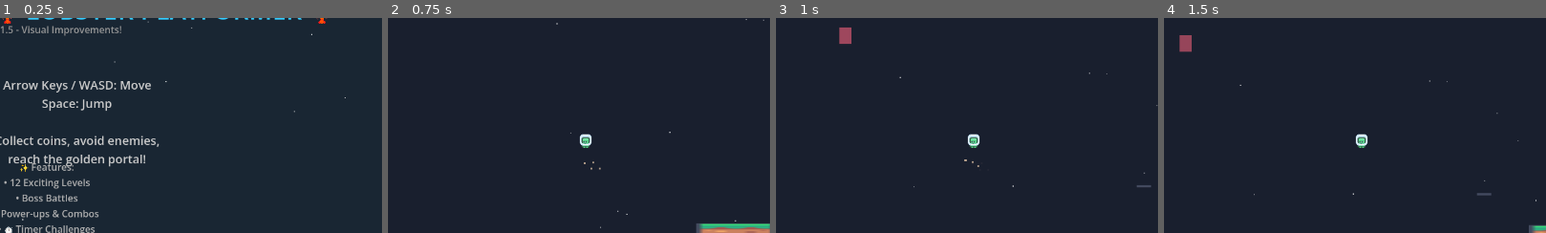
Above: before the commit, frames 1-4 (left to right).
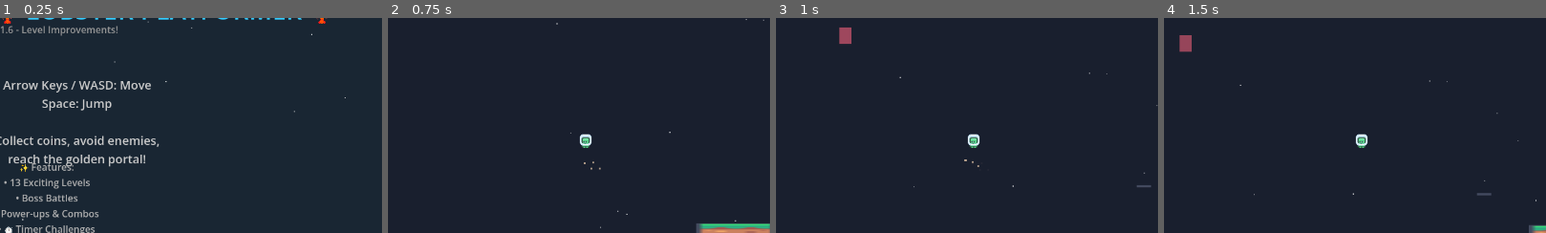
Above: after the commit, the same moments.

Repository: LungTakumi/ClawPlatformer
Game: Godot game, scene res://main.tscn
Two runs of this game, one before a commit and one after it. Both use one fixed random seed, a clock stepped at 60 frames per second and the inputs below.
Inputs (mouse positions are % of the whole screen's width and height, from its top left):
- Up to frame 1 (0.25 s): no input
- Up to frame 2 (0.75 s): tap Space (jump) at 0.5 s; move the mouse to (72, 45) at 0.52 s; hold Right (move_right) from 0.53 s (still down); tap B at 0.6 s; click (72, 45) at 0.67 s
- Up to frame 3 (1 s): keep holding Right (move_right); tap Space (jump) at 0.77 s
- Up to frame 4 (1.5 s): release Right (move_right) at 1.25 s; drag from (30, 55) to (62, 94) at 1.27 s
The pictures show only the part of the screen within x 24-74%, y 20-70%; the shares and areas given below are measured in that part.

The runs differ from the first frame. In frame 1, 0.5% of the frame differs, in the area x 2-32%, y 3-79%; in frame 2, nothing differs; in frame 3, nothing differs; in frame 4, nothing differs.
Error before the commit: Invalid access to property or key 'released' on a base object of type 'Button'. (res://main.gd:1027)
Error after the commit: Invalid access to property or key 'released' on a base object of type 'Button'. (res://main.gd:1039)

Commit message:
v1.6 - Fix duplicate level, add Crystal Caverns

Diff:
--- a/main.gd
+++ b/main.gd
@@ -305,23 +305,32 @@
 		"goal": {"x": 1080, "y": 400}
 	},
 	{
-		"name": "The Tower",
+		"name": "Crystal Caverns",
+		"bg_color": Color(0.1, 0.15, 0.25),
 		"platforms": [
-			{"x": 50, "y": 550, "w": 150, "h": 40}, {"x": 150, "y": 480, "w": 80, "h": 20},
-			{"x": 250, "y": 420, "w": 80, "h": 20}, {"x": 350, "y": 360, "w": 80, "h": 20},
-			{"x": 450, "y": 300, "w": 80, "h": 20}, {"x": 550, "y": 240, "w": 80, "h": 20},
-			{"x": 650, "y": 180, "w": 80, "h": 20}, {"x": 800, "y": 200, "w": 150, "h": 20}
+			{"x": 50, "y": 550, "w": 150, "h": 30},
+			{"x": 250, "y": 480, "w": 100, "h": 20},
+			{"x": 400, "y": 400, "w": 80, "h": 20},
+			{"x": 550, "y": 320, "w": 100, "h": 20},
+			{"x": 700, "y": 400, "w": 80, "h": 20},
+			{"x": 850, "y": 320, "w": 100, "h": 20},
+			{"x": 1000, "y": 250, "w": 80, "h": 20},
+			{"x": 1150, "y": 350, "w": 150, "h": 20}
 		],
 		"coins": [
-			{"x": 100, "y": 480}, {"x": 180, "y": 410}, {"x": 280, "y": 350},
-			{"x": 380, "y": 290}, {"x": 480, "y": 230}, {"x": 580, "y": 170}, {"x": 850, "y": 140}
+			{"x": 80, "y": 480}, {"x": 280, "y": 420},
+			{"x": 420, "y": 340}, {"x": 580, "y": 260},
+			{"x": 720, "y": 340}, {"x": 880, "y": 260},
+			{"x": 1020, "y": 190}, {"x": 1200, "y": 290}
+		],
+		"stars": [
+			{"x": 600, "y": 180}, {"x": 950, "y": 150}
 		],
 		"enemies": [
-			{"x": 150, "y": 440, "min_x": 110, "max_x": 190},
-			{"x": 350, "y": 320, "min_x": 310, "max_x": 390},
-			{"x": 550, "y": 200, "min_x": 510, "max_x": 590}
-		],
-		"goal": {"x": 850, "y": 150}
+			{"x": 300, "y": 440, "min_x": 200, "max_x": 350},
+			{"x": 700, "y": 360, "min_x": 650, "max_x": 800}
+		],
+		"goal": {"x": 1200, "y": 300}
 	},
 	# Bonus Stage - lots of coins and moving platforms!
 	{
@@ -357,6 +366,9 @@
 			{"x": 550, "y": 220}, {"x": 700, "y": 180},
 			{"x": 850, "y": 150}, {"x": 1000, "y": 120},
 			{"x": 1150, "y": 100}, {"x": 1300, "y": 200}
+		],
+		"stars": [
+			{"x": 400, "y": 300}, {"x": 700, "y": 200}, {"x": 1000, "y": 150}
 		],
 		"enemies": [],
 		"goal": {"x": 1350, "y": 250}
@@ -516,7 +528,7 @@
 
 	# Version info
 	var version = Label.new()
-	version.text = "v1.5 - Visual Improvements!"
+	version.text = "v1.6 - Level Improvements!"
 	version.horizontal_alignment = HORIZONTAL_ALIGNMENT_CENTER
 	version.position = Vector2(300, 150)
 	version.add_theme_font_size_override("font_size", 16)
@@ -543,7 +555,7 @@
 
 	# Features list
 	var features = Label.new()
-	features.text = "✨ Features:\n• 12 Exciting Levels\n• Boss Battles\n• Power-ups & Combos\n• ⏱️ Timer Challenges\n• 🏆 Achievements"
+	features.text = "✨ Features:\n• 13 Exciting Levels\n• Boss Battles\n• Power-ups & Combos\n• ⏱️ Timer Challenges\n• 🏆 Achievements"
 	features.horizontal_alignment = HORIZONTAL_ALIGNMENT_CENTER
 	features.position = Vector2(300, 380)
 	features.add_theme_font_size_override("font_size", 16)
Not shown, changed: DEVLOG.md
Not shown, changed: README.md
